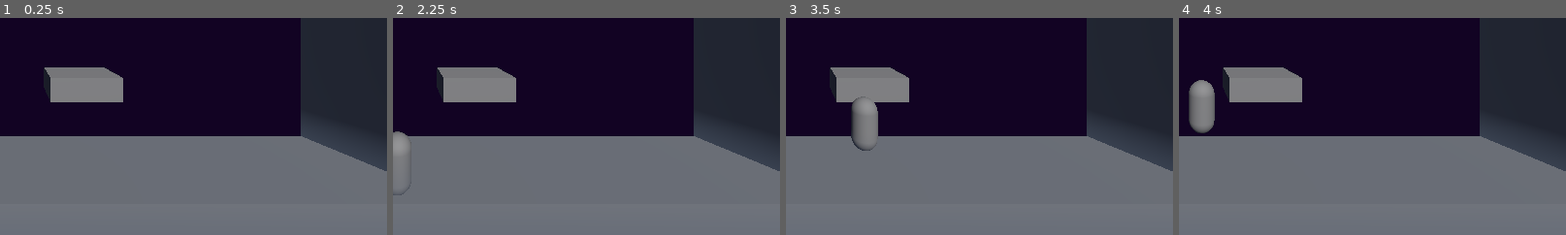
Above: before the commit, frames 1-4 (left to right).
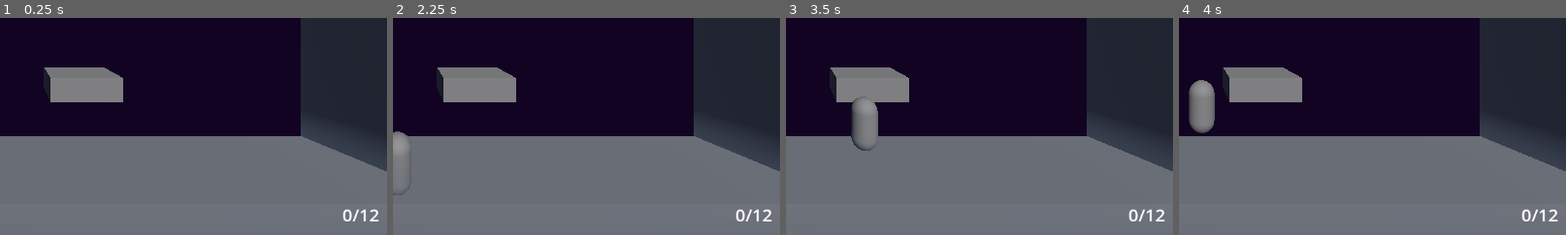
Above: after the commit, the same moments.

Repository: greatbrick0/SacrificeJam1
Game: Godot game, scene res://Scenes/main_level.tscn
Same seed, same stepped clock (60 frames per second), same inputs: the game is played once before the commit and once after it.
Inputs:
- Up to frame 1 (0.25 s): no input
- Up to frame 2 (2.25 s): tap Enter at 0.5 s; hold D (MoveRight) 0.53-1.28 s; hold Q (Parry) 0.53-1.28 s; tap Space (Jump) at 0.77, 1.52 s; hold S (MoveDown) 1.28-2.03 s; tap Q (Parry) at 1.35 s; hold D (MoveRight) from 2.03 s (still down); hold Q (Parry) from 2.03 s (still down)
- Up to frame 3 (3.5 s): release D (MoveRight) at 2.78 s; release Q (Parry) at 2.78 s; hold W (MoveUp) from 2.78 s (still down); tap Q (Parry) at 2.85 s; tap Space (Jump) at 3.02 s
- Up to frame 4 (4 s): release W (MoveUp) at 3.53 s; hold A (MoveLeft) from 3.53 s (still down); hold Q (Parry) from 3.53 s (still down); tap Space (Jump) at 3.77 s
The pictures show only the part of the screen within x 48-98%, y 50-100%; the shares and areas given below are measured in that part.

The runs differ from the first frame. In frame 1, 0.2% of the frame differs, in the area x 88-98%, y 87-94%; in frame 2, 0.2%; in frame 3, 0.2%; in frame 4, 0.2%.

Commit message:
Added Sound Files

Diff:
--- /dev/null
+++ b/Scenes/coin.tscn
@@ -0,0 +1,24 @@
+[gd_scene load_steps=4 format=3 uid="uid://bulmv2xsyh4tc"]
+
+[ext_resource type="Script" path="res://Scripts/Coin.gd" id="1_dea5n"]
+
+[sub_resource type="SphereMesh" id="SphereMesh_1wi6k"]
+
+[sub_resource type="SphereShape3D" id="SphereShape3D_4dm8y"]
+
+[node name="Coin" type="Node3D"]
+script = ExtResource("1_dea5n")
+
+[node name="Visuals" type="Node3D" parent="."]
+
+[node name="MeshInstance3D" type="MeshInstance3D" parent="Visuals"]
+mesh = SubResource("SphereMesh_1wi6k")
+
+[node name="CollectArea" type="Area3D" parent="."]
+collision_layer = 0
+collision_mask = 2
+
+[node name="CollisionShape3D" type="CollisionShape3D" parent="CollectArea"]
+shape = SubResource("SphereShape3D_4dm8y")
+
+[connection signal="area_entered" from="CollectArea" to="." method="_on_collect_area_area_entered"]
--- a/Scenes/main_level.tscn
+++ b/Scenes/main_level.tscn
@@ -56,4 +56,28 @@
 
 [node name="RestArea1" parent="." instance=ExtResource("4_8vdju")]
 
+[node name="UI" type="Control" parent="."]
+layout_mode = 3
+anchors_preset = 15
+anchor_right = 1.0
+anchor_bottom = 1.0
+grow_horizontal = 2
+grow_vertical = 2
+
+[node name="CoinsLabel" type="Label" parent="UI"]
+layout_mode = 1
+anchors_preset = 3
+anchor_left = 1.0
+anchor_top = 1.0
+anchor_right = 1.0
+anchor_bottom = 1.0
+offset_left = -120.0
+offset_top = -60.0
+grow_horizontal = 0
+grow_vertical = 0
+theme_override_font_sizes/font_size = 26
+text = "0/12"
+horizontal_alignment = 1
+vertical_alignment = 1
+
 [connection signal="area_entered" from="LevelEnd" to="." method="_on_level_end_area_entered"]
--- /dev/null
+++ b/Scripts/Coin.gd
@@ -0,0 +1,4 @@
+extends Node3D
+
+func _on_collect_area_area_entered(area):
+	get_tree().get_first_node_in_group("Player").coinCount += 1
--- a/Scripts/main_level.gd
+++ b/Scripts/main_level.gd
@@ -21,7 +21,7 @@
 	levelSections[0].append(load("res://Scenes/Combat Sections/section_0_0.tscn"))
 
 func _process(delta):
-	pass
+	$UI/CoinsLabel.text = str(%Player.coinCount) + "/12"
 
 func ChooseSections() -> Array:
 	var fullSet = range(5)
--- a/Scripts/player.gd
+++ b/Scripts/player.gd
@@ -13,6 +13,7 @@
 var alreadyJumped: bool
 var timeBlocking: float = 0
 
+var coinCount: int = 0
 @export var blocking: bool = false
 const maxHealth: int = 10
 @export var health: int = 10
Not shown, added: Sounds/SacrificeSong1.wav.import
Not shown, added: Sounds/SacrificeSongCombat.wav.import
Not shown, added: Sounds/SacrificeSong1.wav
Not shown, added: Sounds/SacrificeSongCombat.wav
